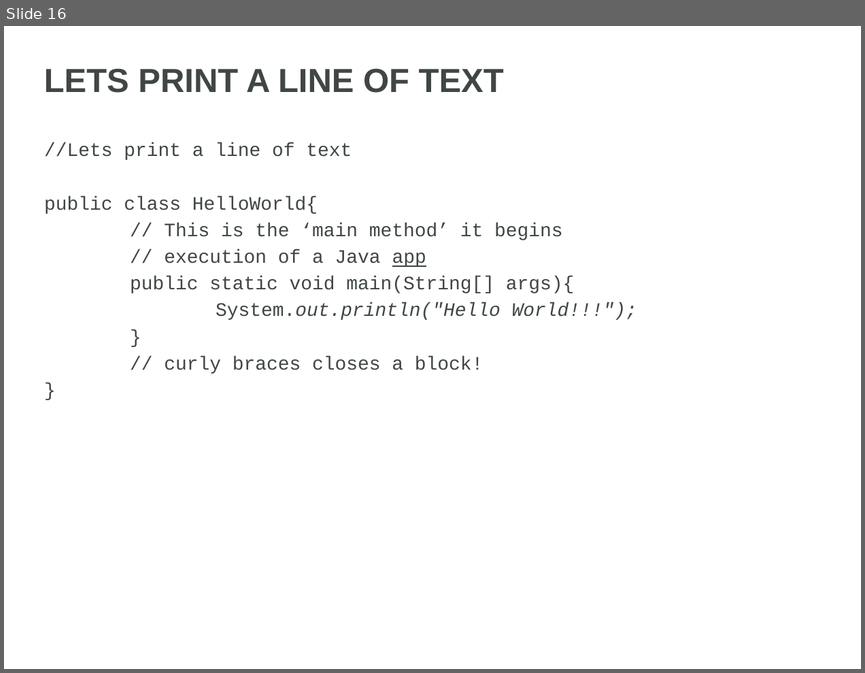
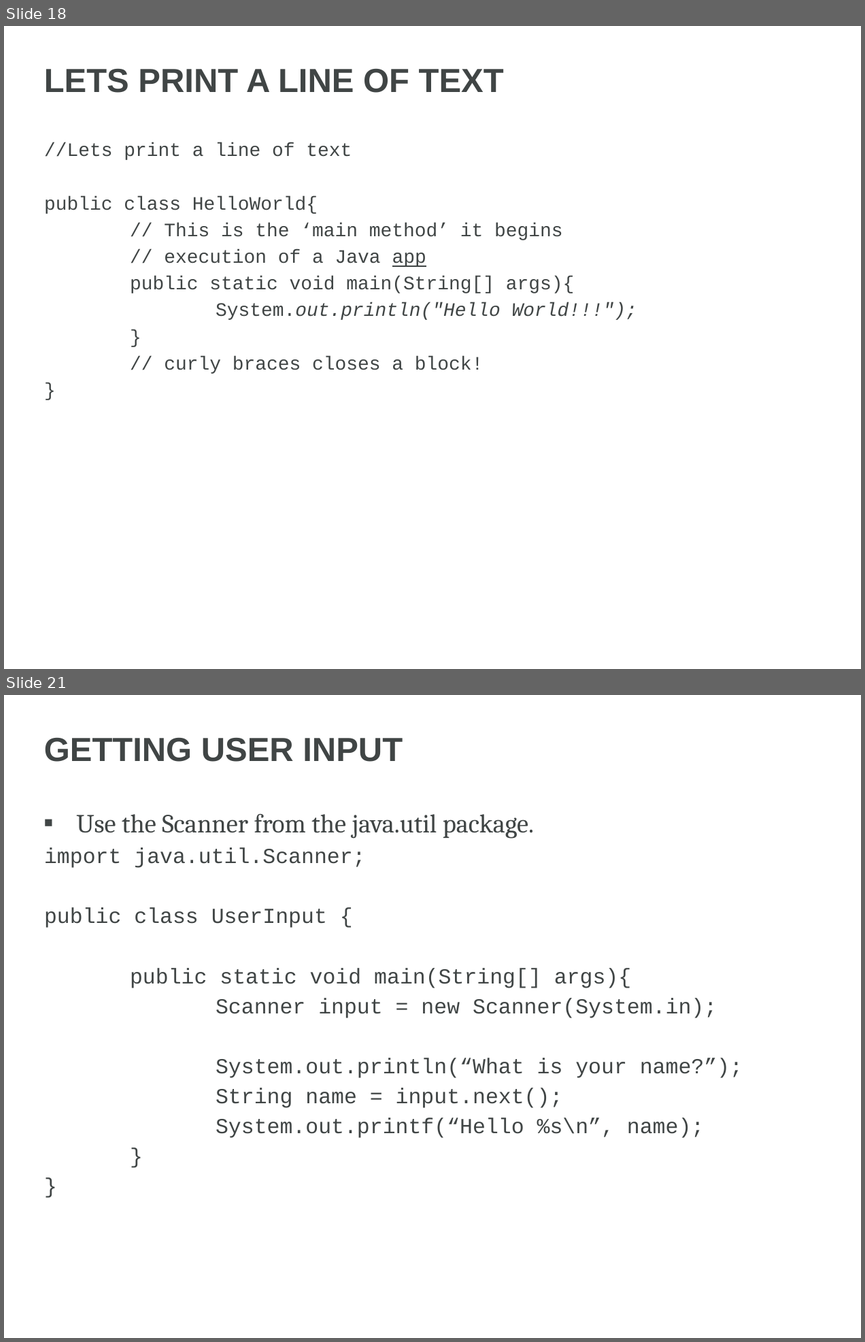
Before and after one commit to GetHip-Zach/GetHIP, a slide deck: presentations/Intro To Java Programming.pptx. Shown one above the other, each under a label of ours: slide 16 before the commit, slides 18 and 21 after it; the slides between them are not shown. The pictures are 865x673 and 865x1342 pixels, drawn with LibreOffice and Linux fonts; fonts in the diff are those of the drawing; background and template pictures are left out. Boxes give left, top, right and bottom in pixels: in the first picture for what was removed or moved away, otherwise in the second. Text is boxed around its words. In the diff, an @@ line names an element or a change of style, - is before the commit and + after.

Commit message:
Updated presentation to class version.

```diff
--- a/presentations/Intro To Java Programming.pptx
+++ b/presentations/Intro To Java Programming.pptx
@@ slide 21 added at (x1=4, y1=695, x2=861, y2=1338), background picture (left out) @@
@@ title added at (x1=44, y1=738, x2=402, y2=762), 28 pt, text #404545, bold @@
+GETTING USER INPUT
@@ text added at (x1=44, y1=813, x2=742, y2=1138), 18 pt, text #404545 @@
+■ Use the Scanner from the java.util package.
+import java.util.Scanner;
+public class UserInput {
+public static void main(String[] args){
+Scanner input = new Scanner(System.in);
+System.out.println(“What is your name?”);
+String name = input.next();
+System.out.printf(“Hello %s\n”, name);
+}
+}
@@ what was slide 16 is now slide 18 @@
```
Also in this commit, not shown: 35 other slides changed, 3 other slides added.
